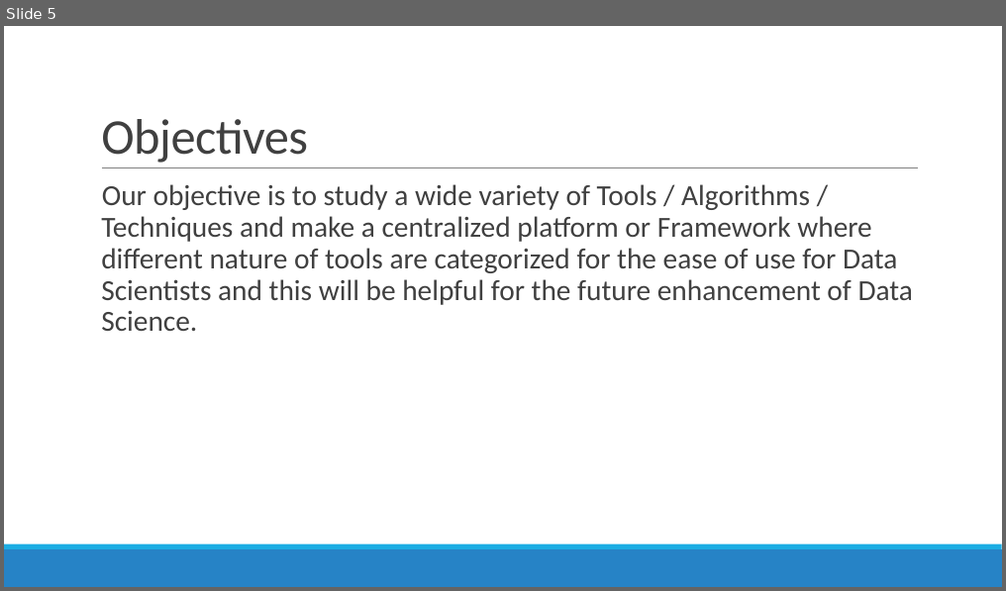
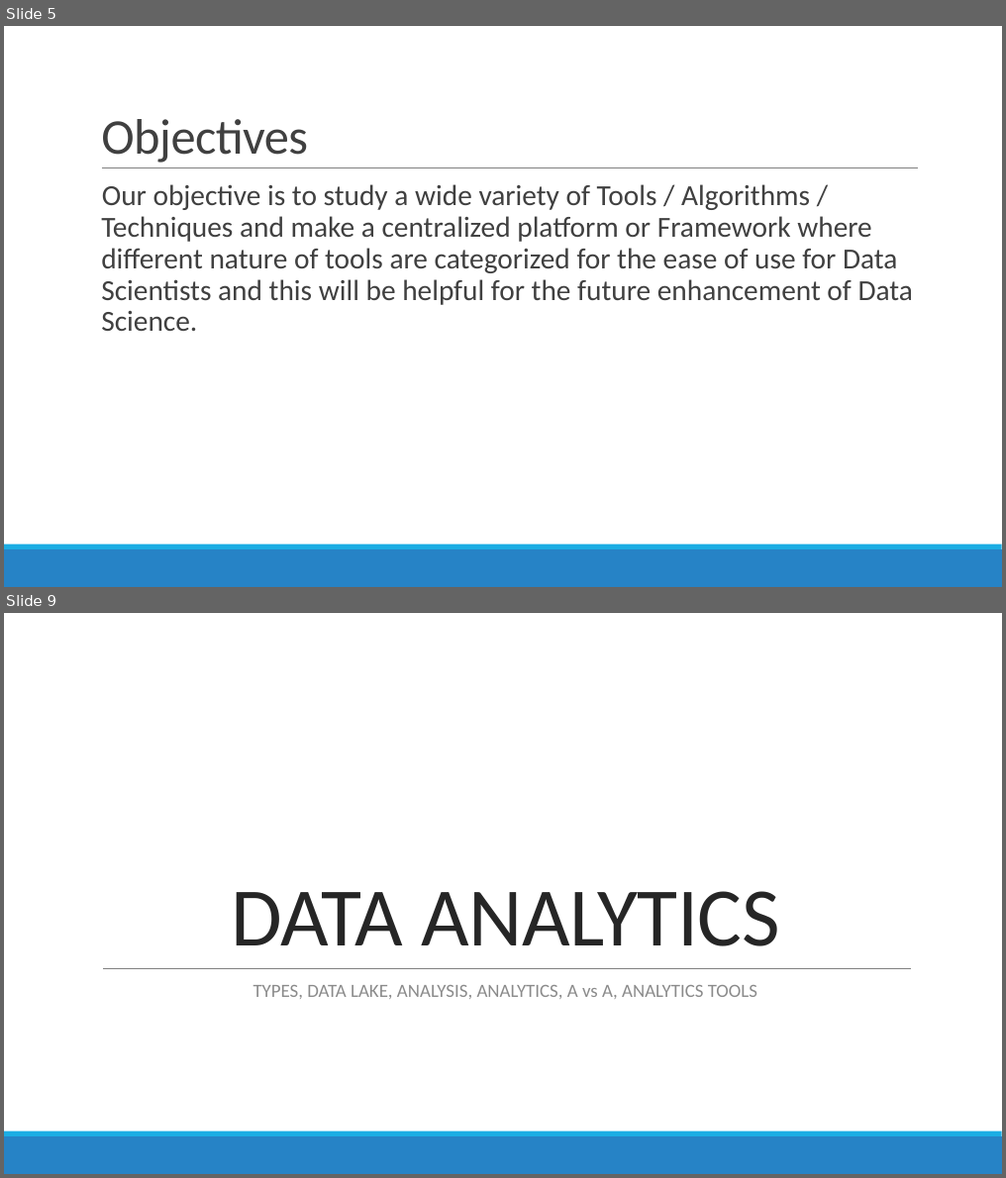
Before and after one commit to DistributedSystems-Fall2018-NEDUET/project-dist_sys, a slide deck: Project Interim Submission/Generic DS Framework.pptx. Shown one above the other, each under a label of ours: slide 5 before the commit, slides 5 and 9 after it; the slides between them are not shown. The pictures are 1006x591 and 1006x1178 pixels, drawn with LibreOffice and Linux fonts; fonts in the diff are those of the drawing. Boxes give left, top, right and bottom in pixels: in the first picture for what was removed or moved away, otherwise in the second. Text is boxed around its words. In the diff, an @@ line names an element or a change of style, - is before the commit and + after.

```diff
--- a/Project Interim Submission/Generic DS Framework.pptx
+++ b/Project Interim Submission/Generic DS Framework.pptx
@@ slide 9 added at (4,613,1002,1174), background #FFFFFF; not listed: 2 template elements that a slide beside it also shows @@
@@ title added at (231,891,779,947), 80 pt, text #262626 @@
+DATA ANALYTICS
@@ line added from (103, 968) to (912, 968), #808080 0.5 pt @@
@@ text added at (253,985,757,999), 18 pt, text #8C8C8C @@
+  TYPES, DATA LAKE, ANALYSIS, ANALYTICS, A vs A, ANALYTICS TOOLS
```
Also in this commit, not shown: 3 slides changed, 3 other slides added.
